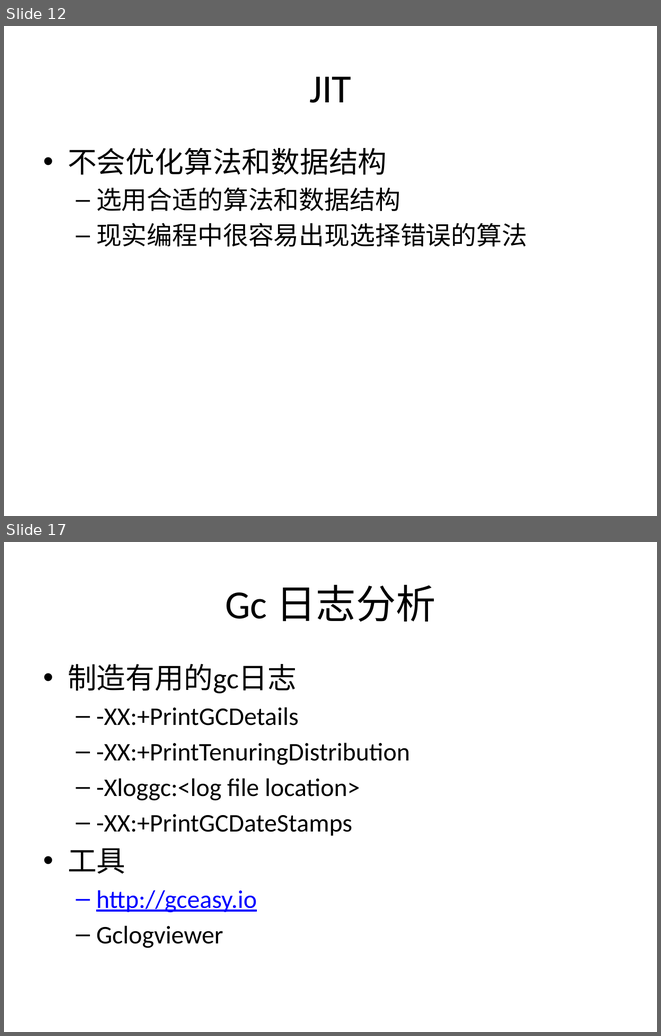
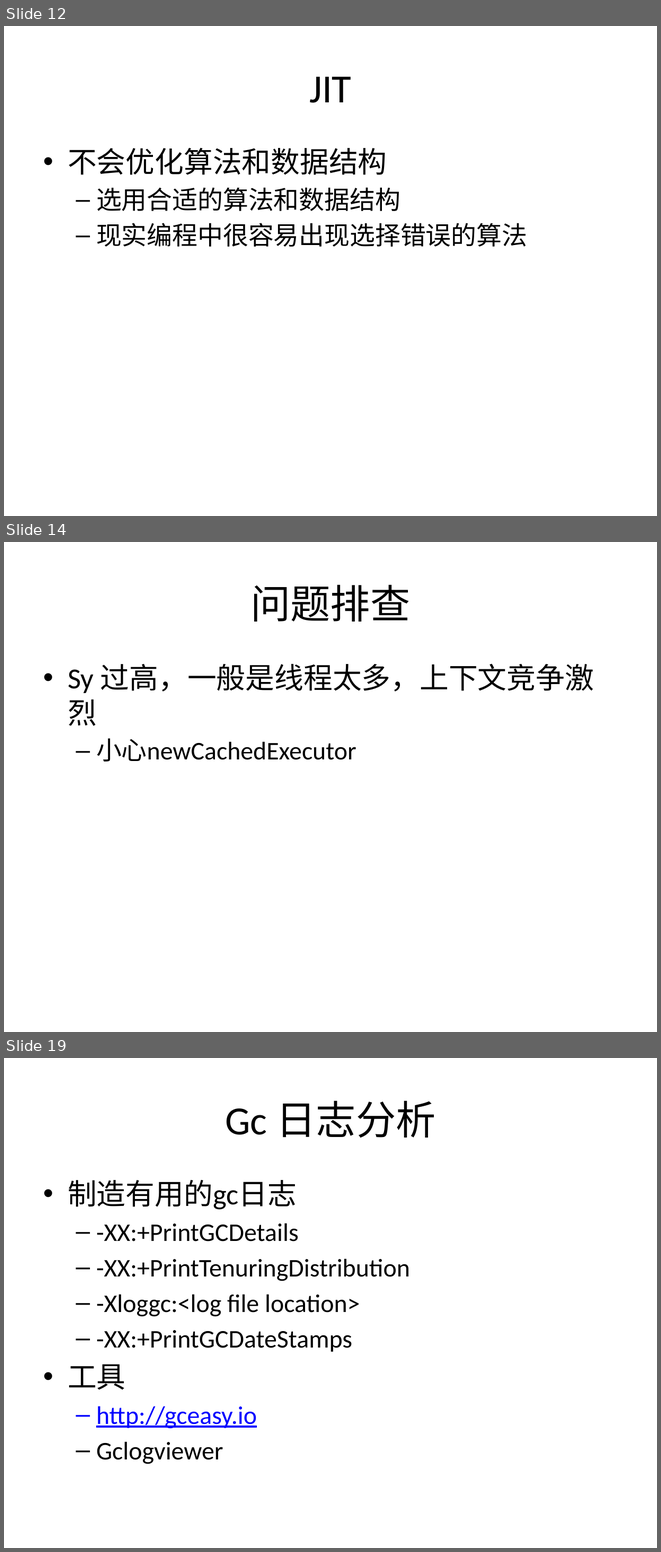
Before and after one commit to cyberdak/javaperformance, a slide deck: Java 性能优化.pptx. Shown one above the other, each under a label of ours: slides 12 and 17 before the commit, slides 12, 14 and 19 after it; the slides between them are not shown. The pictures are 661x1036 and 661x1552 pixels, drawn with LibreOffice and Linux fonts; fonts in the diff are those of the drawing. Boxes give left, top, right and bottom in pixels: in the first picture for what was removed or moved away, otherwise in the second. Text is boxed around its words. In the diff, an @@ line names an element or a change of style, - is before the commit and + after.

```diff
--- a/Java 性能优化.pptx
+++ b/Java 性能优化.pptx
@@ slide 14 added at box(4, 542, 657, 1032), background #FFFFFF @@
@@ title added at box(250, 584, 410, 622), 44 pt, text #000000 @@
+问题排查
@@ text added at box(68, 663, 594, 761), 32 pt, text #000000 @@
+• Sy 过高，一般是线程太多，上下文竞争激烈
+  – 小心newCachedExecutor
@@ what was slide 17 is now slide 19 @@
```
Also in this commit, not shown: 6 slides changed, 2 other slides added, 1 slide removed, 2 other files.
